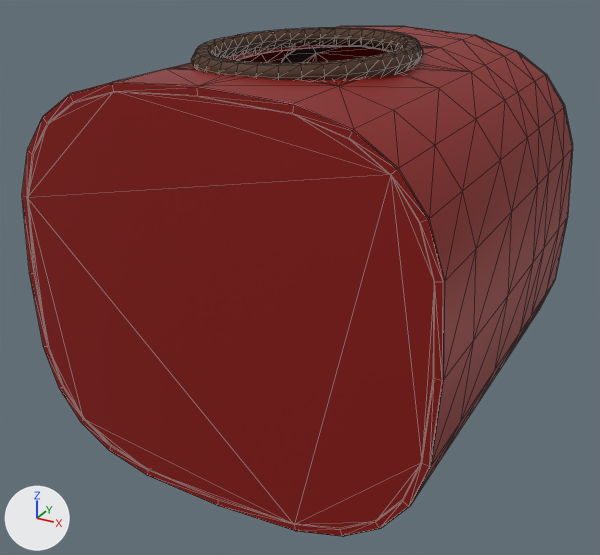
What one commit did to the glTF model models/cockpit_radial.glb.
Camera for both pictures: a 50 mm camera at (1.097, -2.173, 0.919) aimed at (-0.049, -0.089, -0.124). Arrows for +X, +Y and +Z are at lower left; the lights stay in place. The first picture is the older version. Mesh edges are drawn as thin lines. Vertices at exactly the same position are counted once.

In view in the first picture: 'Cockpit'.
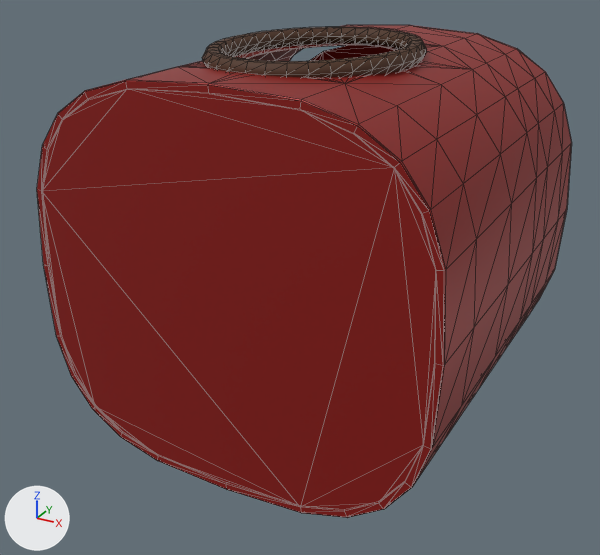
Commit message: Rotes-Baron-Cockpit und Metallrahmen trennen

What changed in the scene script:
```text
Change me_cockpit:
    used by ob_cockpit; location = (0.0, 0.0, 0.0)
    remove me_cockpit.from_pydata(...)  # 1866 vertices, 3584 faces; spans x -0.614..0.614, y -0.65..0.65, z -0.591..0.591
    add me_cockpit.from_pydata(...)  # 1530 vertices, 2924 faces; spans x -0.6..0.6, y -0.608..0.608, z -0.565..0.59
    me_cockpit part 1: the loose piece of 622 vertices spanning x -0.614..0.614, y -0.65..0.566, z -0.591..0.566 is scaled about its middle by (0.977, 1, 0.976), then moved by (0.0, 0.042, 0.013)
    me_cockpit part 2: the loose piece of 216 vertices spanning x -0.294..0.294, y -0.496..0.259, z 0.541..0.591 is scaled about its middle by (0.977, 1, 0.976), then moved by (0.0, 0.042, -0.001)
    me_cockpit part 3: the loose piece of 96 vertices spanning x -0.6..0.6, y 0.566..0.624, z -0.577..0.552 is rebuilt with 24 vertices and now spans x -0.531..0.531, y 0.608, z -0.499..0.499, in mat_cockpit_body (red #941914)
    other edits to the shape of me_cockpit do not show in these pictures
    remove me_cockpit.materials.append(mat_cp_connectormetal)  # grey #73787f
```

Boxes (x1, y1, x2, y2) around the edits, measured in the pictures (600 x 555 px; the box of a moved part takes in the faces that stretch with it):
'Cockpit', reshaped
    before: (22, 26, 573, 536)
    after: (37, 25, 572, 518)
part 1 of me_cockpit, moved or reshaped
    before: (22, 26, 573, 536)
    after: (37, 25, 572, 518)
part 2 of me_cockpit, moved or reshaped
    before: (191, 28, 423, 80)
    after: (202, 27, 427, 78)
part 3 of me_cockpit, rebuilt
    before: (282, 47, 573, 145)
    after: (310, 45, 394, 61)
